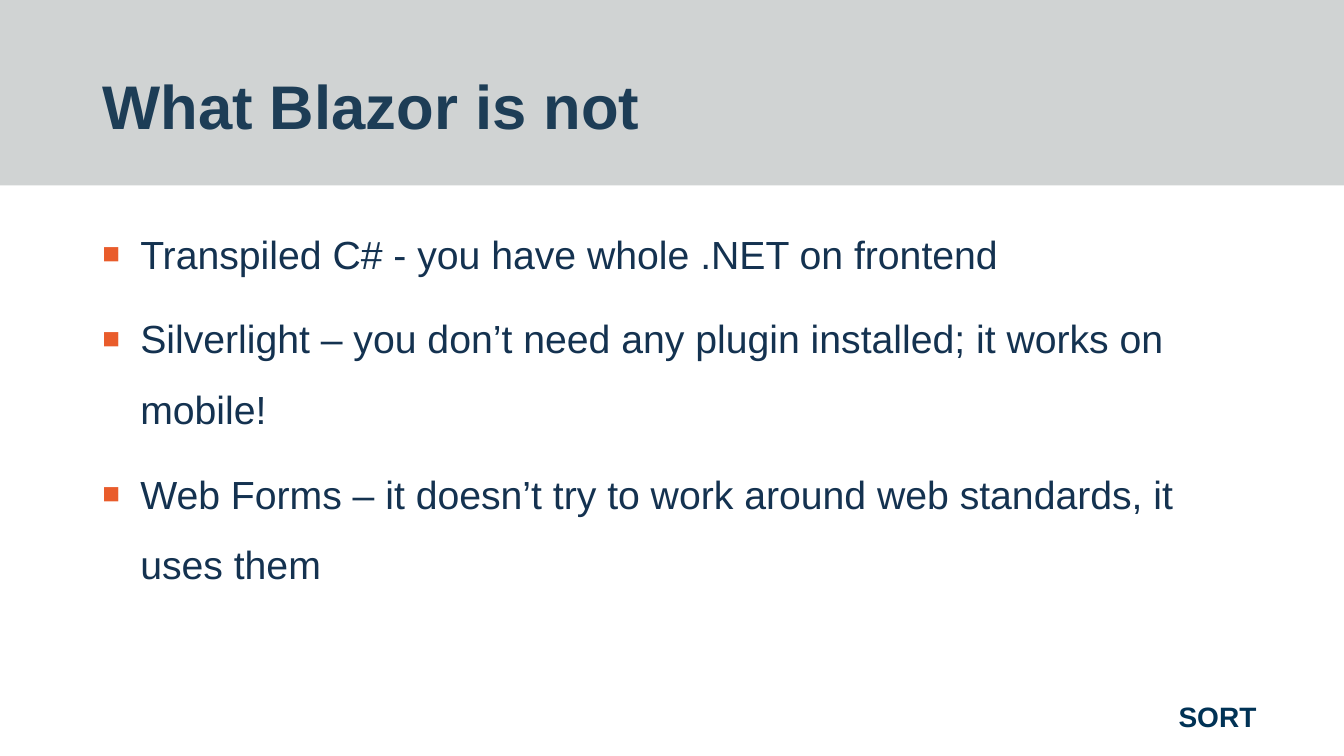
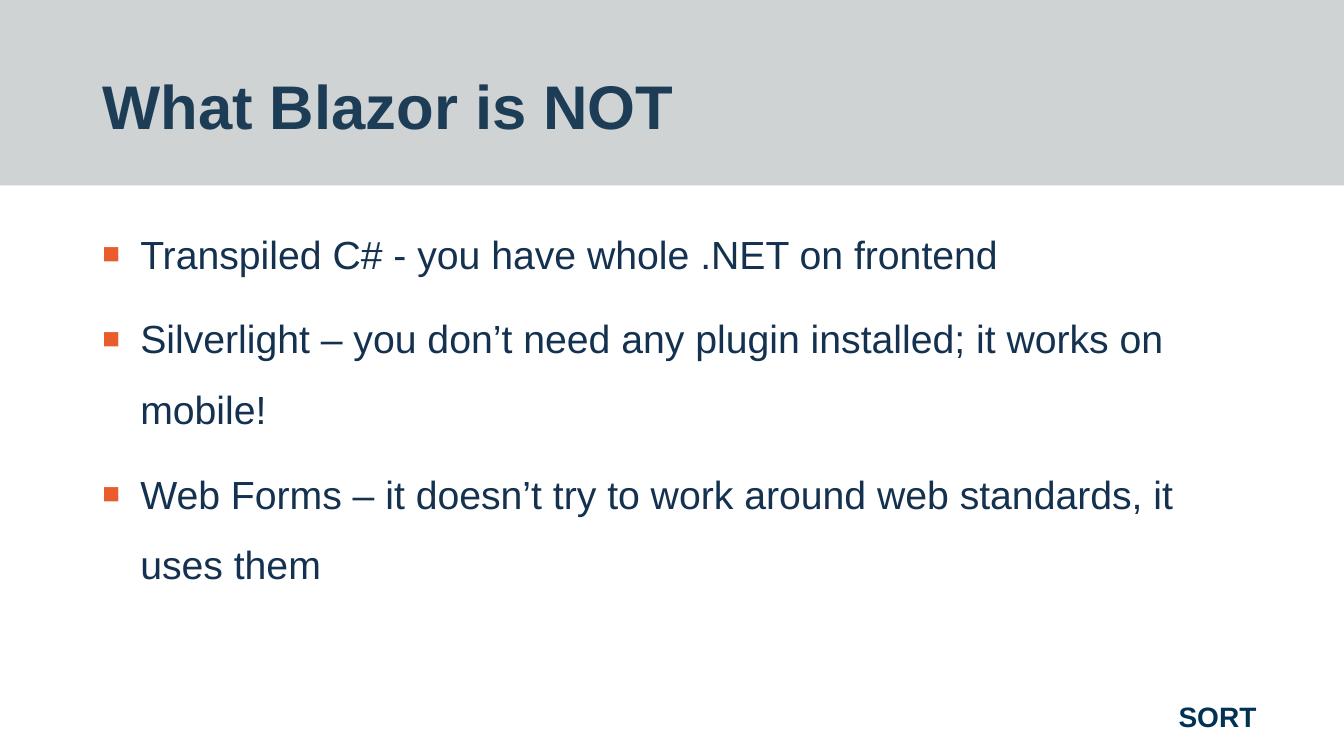
Before and after one commit to worthingtonjg/Sort2019, a slide deck: slide 7 of Blazor/Final - Blazor - Sort 2019 - Jon Worthington.pptx (slide 21 before the commit). Drawn at 1344x756 pixels with LibreOffice and Linux fonts; fonts in the diff are those of the drawing; background and template pictures are left out. Boxes give left, top, right and bottom in pixels: in the first picture for what was removed or moved away, otherwise in the second. Text is boxed around its words. In the diff, an @@ line names an element or a change of style, - is before the commit and + after.

```diff
--- a/Blazor/Final - Blazor - Sort 2019 - Jon Worthington.pptx
+++ b/Blazor/Final - Blazor - Sort 2019 - Jon Worthington.pptx
@@ title at box(102, 84, 674, 130): text changed @@
-What Blazor is not
+What Blazor is NOT
```
Also in this commit, not shown: 7 other slides changed, 2 slides added, 9 slides removed, 1 other file.
